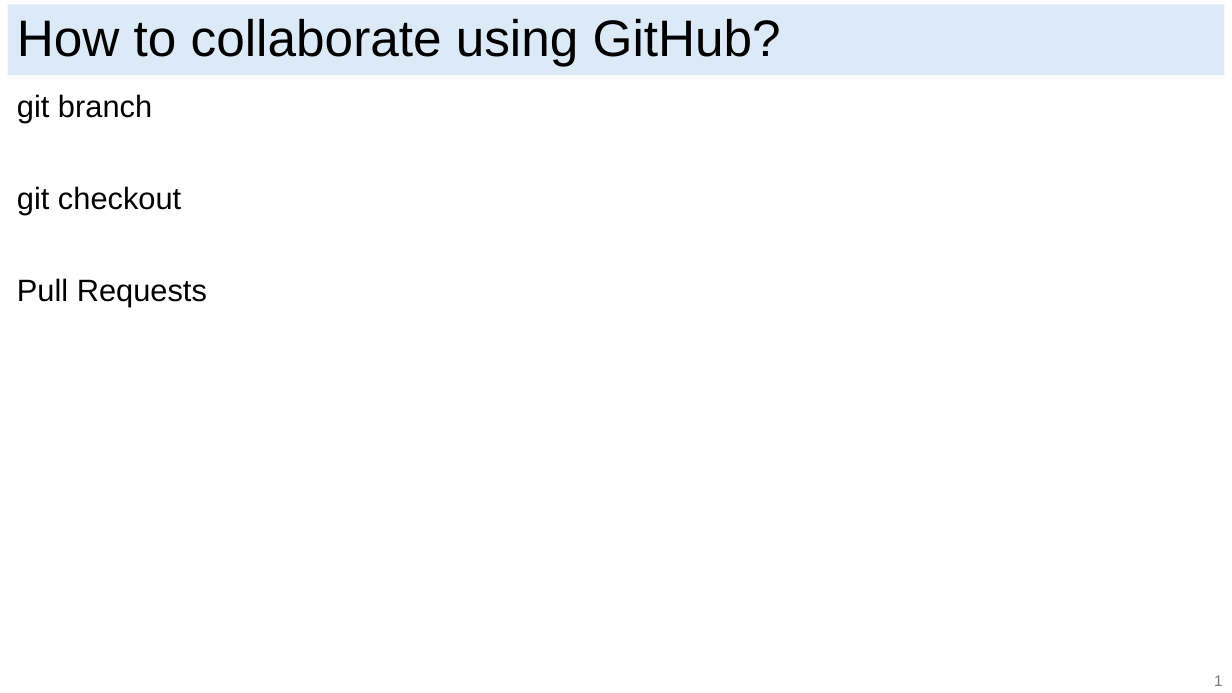
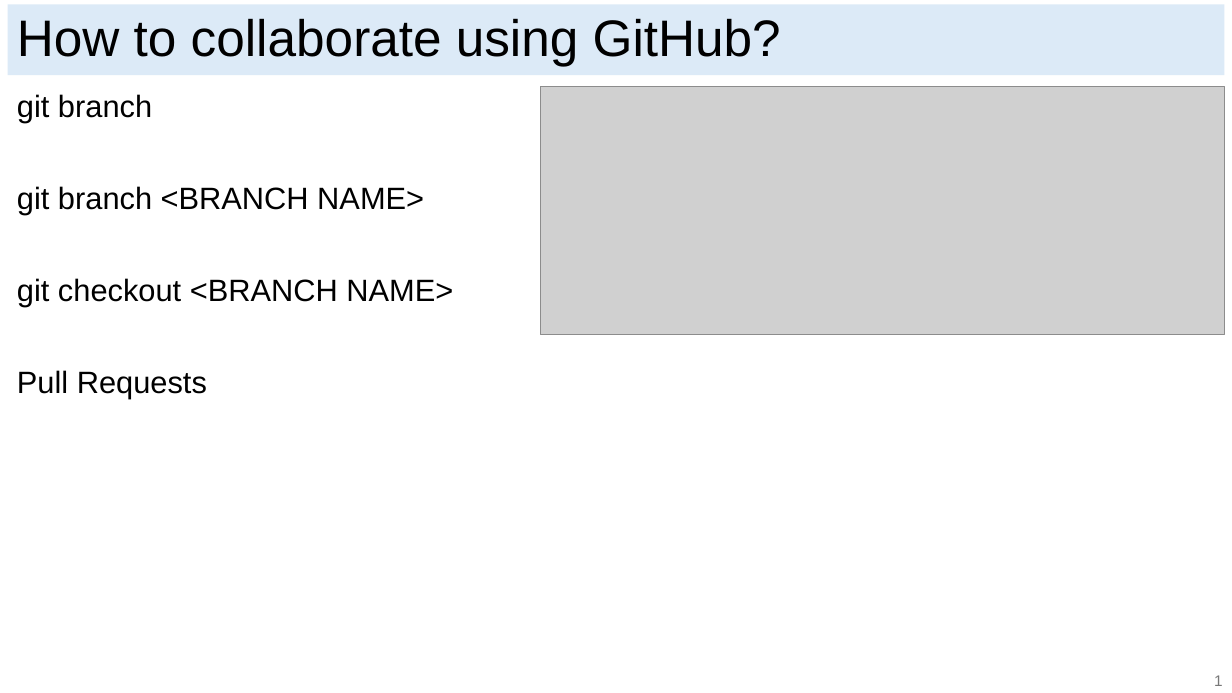
Before and after one commit to ericjmei/git_python_workshop, a slide deck: slide 7 of slides/git_slides.pptx (slide 5 before the commit). Drawn at 1232x693 pixels with LibreOffice and Linux fonts; fonts in the diff are those of the drawing; grey boxes stand for pictures. Boxes give left, top, right and bottom in pixels: in the first picture for what was removed or moved away, otherwise in the second. Text is boxed around its words. In the diff, an @@ line names an element or a change of style, - is before the commit and + after.

Commit message:
Added text to git intro slides.

```diff
--- a/slides/git_slides.pptx
+++ b/slides/git_slides.pptx
@@ picture added at <box>541,86,1225,335</box> @@
@@ text at <box>17,186,453,307</box>: text changed @@
-git checkout
+git branch <BRANCH NAME>
+git checkout <BRANCH NAME>
```
Also in this commit, not shown: 4 other slides changed, 2 slides added.
